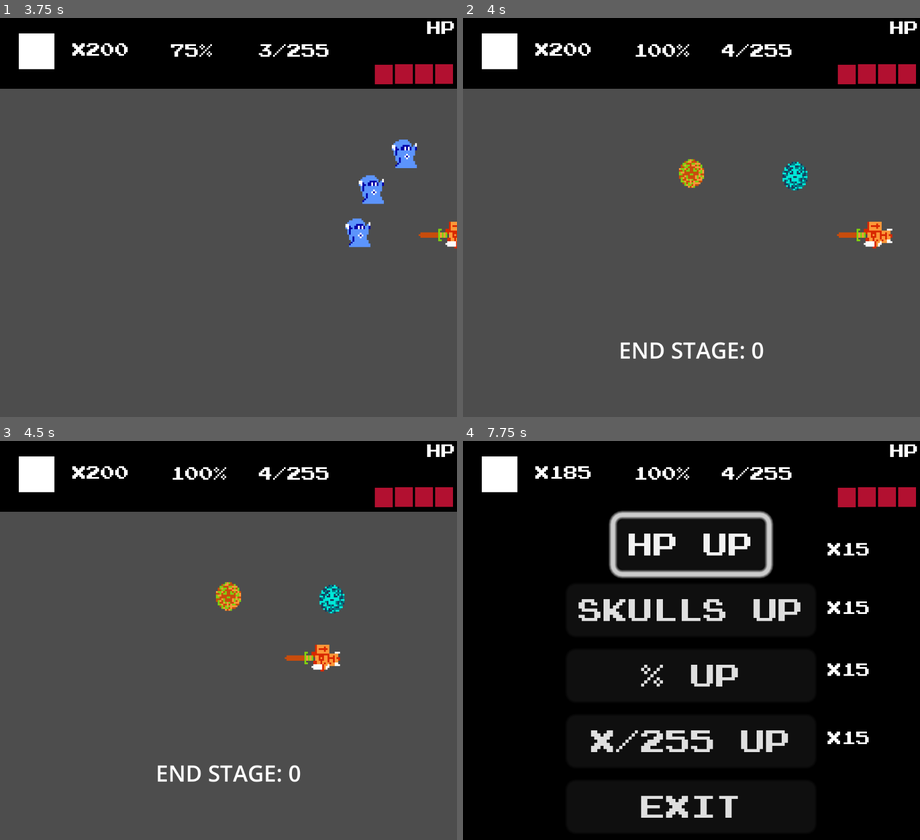
Above: before the commit, frames 1-4 (two rows, left to right).
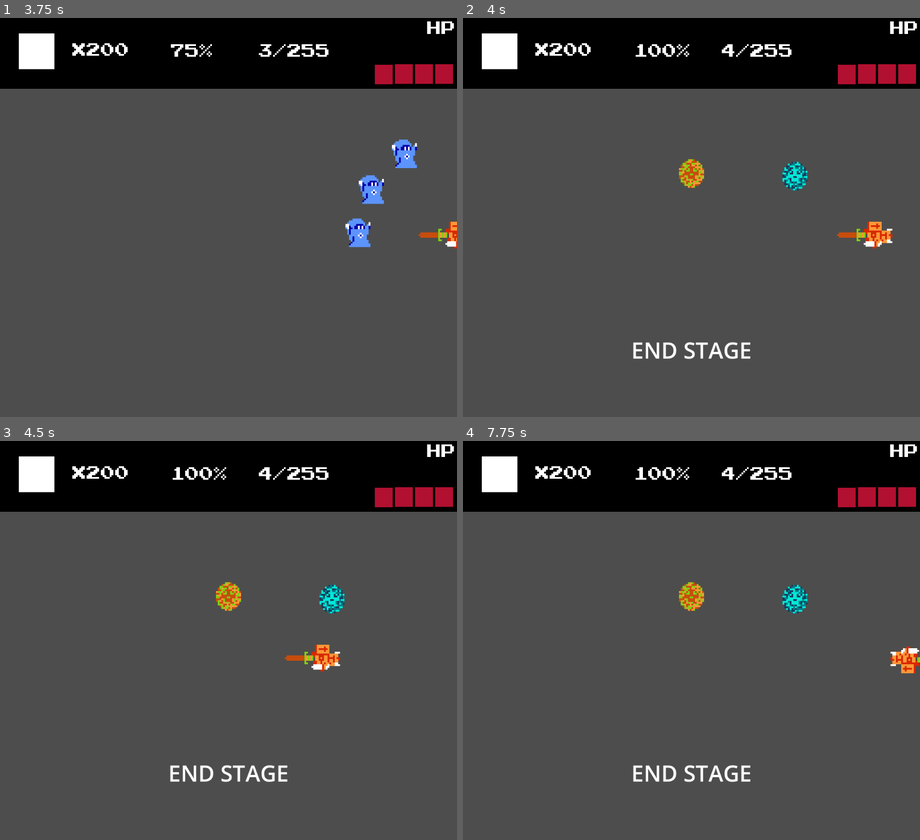
Above: after the commit, the same moments.

Repository: PyramidHead01/Pyramid_Survivor
Game: Godot game, scene res://Scenes/juego.tscn
The game is run twice, just before and just after one commit, with the same random seed, the same clock (stepped at 60 frames per second) and the same inputs.
Inputs:
- Up to frame 1 (3.75 s): tap Enter (ui_accept) at 0.5, 0.77, 1.52, 3.02 s; hold Right (ui_right) 0.53-1.28 s; hold Down (ui_down) 1.28-2.03 s; hold Right (ui_right) 2.03-2.78 s; hold Up (ui_up) 2.78-3.53 s; hold Left (ui_left) from 3.53 s (still down)
- Up to frame 2 (4 s): keep holding Left (ui_left); tap Enter (ui_accept) at 3.77 s
- Up to frame 3 (4.5 s): keep holding Left (ui_left)
- Up to frame 4 (7.75 s): tap Enter (ui_accept) at 4.52, 6.02, 6.77, 7.52 s; release Left (ui_left) at 5.03 s; hold Down (ui_down) 5.03-5.78 s; hold Right (ui_right) 5.78-6.53 s; hold Up (ui_up) 6.53-7.28 s; hold Right (ui_right) from 7.28 s (still down)

Frame 1 is identical in both runs. In frame 2, 0.7% of the frame differs, in the area x 34-66%, y 81-86%; in frame 3, 0.7%; in frame 4, 82%, in the area x 0-100%, y 6-100%.

Commit message:
Arreglado sistema entre oleadas
Ayer no podia con mi vida, ahora esta listo

Diff:
--- a/Pyramid Survivor/Scenes/entre_oleadas.tscn
+++ b/Pyramid Survivor/Scenes/entre_oleadas.tscn
@@ -51,5 +51,5 @@
 visible = false
 
 [connection signal="hoverBotonTienda" from="." to="Tienda" method="_on_entre_oleadas_hover_boton_tienda"]
-[connection signal="area_entered" from="botonSiguienteOleada" to="." method="_on_boton_siguiente_oleada_area_entered"]
-[connection signal="area_entered" from="botonTienda" to="." method="_on_boton_tienda_area_entered"]
+[connection signal="body_entered" from="botonSiguienteOleada" to="." method="_on_boton_siguiente_oleada_body_entered"]
+[connection signal="body_entered" from="botonTienda" to="." method="_on_boton_tienda_body_entered"]
--- a/Pyramid Survivor/Scenes/juego.tscn
+++ b/Pyramid Survivor/Scenes/juego.tscn
@@ -1,10 +1,9 @@
-[gd_scene load_steps=6 format=3 uid="uid://bp0encacya66p"]
+[gd_scene load_steps=5 format=3 uid="uid://bp0encacya66p"]
 
 [ext_resource type="PackedScene" uid="uid://bybax5kfs32qj" path="res://Scenes/player.tscn" id="1_5awbe"]
 [ext_resource type="Script" path="res://Scripts/variables_comunes.gd" id="1_770qy"]
 [ext_resource type="PackedScene" uid="uid://b0loh22ayo73" path="res://Scenes/interfaz_superior.tscn" id="4_7v2fb"]
 [ext_resource type="Script" path="res://Scripts/spawn_enemigo.gd" id="4_tf83g"]
-[ext_resource type="PackedScene" uid="uid://djlxg4jk0xhtp" path="res://Scenes/entre_oleadas.tscn" id="6_yst2u"]
 
 [node name="Juego" type="Node2D"]
 script = ExtResource("1_770qy")
@@ -21,8 +20,5 @@
 [node name="PorcentajeOleada" type="Timer" parent="."]
 autostart = true
 
-[node name="EntreOleadas" parent="." instance=ExtResource("6_yst2u")]
-
-[connection signal="entreOleadas" from="." to="EntreOleadas" method="_on_juego_entre_oleadas"]
 [connection signal="timeout" from="Spawner" to="Spawner" method="_on_timeout"]
 [connection signal="timeout" from="PorcentajeOleada" to="." method="_on_porcentaje_oleada_timeout"]
--- a/Pyramid Survivor/Scripts/entre_oleadas.gd
+++ b/Pyramid Survivor/Scripts/entre_oleadas.gd
@@ -2,31 +2,26 @@
 
 signal hoverBotonTienda
 
-func _ready():
-	apagarEntreOleadas()
+#func _ready():
+#	apagarEntreOleadas()
 
-func _on_juego_entre_oleadas():
-	encenderEntreOleadas();
+#func _process(delta):
+	#print($botonTienda/CollisionShape2D.disabled)
+
+#func _on_juego_entre_oleadas():
+#	encenderEntreOleadas();
 
 ##########
 func apagarEntreOleadas():
-	$botonSiguienteOleada/CollisionShape2D.disabled = true
-	$botonTienda/CollisionShape2D.disabled = true
-	$LabelOleada.hide()
-	$botonSiguienteOleada.hide()
-	$botonTienda.hide()
-func encenderEntreOleadas():
-	$botonSiguienteOleada/CollisionShape2D.disabled = false
-	$botonTienda/CollisionShape2D.disabled = false
-	$LabelOleada.show()
-	$botonSiguienteOleada.show()
-	$botonTienda.show()
+	queue_free()
 
-func _on_boton_siguiente_oleada_area_entered(area):
-	apagarEntreOleadas()
-	VariablesComunes.seguirOleada()
+func _on_boton_tienda_body_entered(body):
+	if body.get("name")=="Player":
+		VariablesComunes.vel_player = 0
+		$Tienda.show()
+		emit_signal("hoverBotonTienda")
+func _on_boton_siguiente_oleada_body_entered(body):
+	if body.get("name")=="Player":
 
-func _on_boton_tienda_area_entered(area):
-	VariablesComunes.vel_player = 0
-	$Tienda.show()
-	emit_signal("hoverBotonTienda")
+		VariablesComunes.seguirOleada()
+		apagarEntreOleadas()
--- a/Pyramid Survivor/Scripts/variables_comunes.gd
+++ b/Pyramid Survivor/Scripts/variables_comunes.gd
@@ -40,12 +40,23 @@
 #Oleadas
 var nOleadas = 0
 
+
+###########################
+########INSTANCIACIONES####
+###########################
+
+
+@onready
+var entre_oleadas = preload("res://Scenes/entre_oleadas.tscn")
+
+
 ###########################
 ########FUNCIONES##########
 ###########################
 
 func _ready():
-	get_node('/root/Juego/EntreOleadas/LabelOleada').text = ""
+	pass
+	#get_node('/root/Juego/EntreOleadas/LabelOleada').text = ""
 func _process(delta):
 	if max_enemigos < enemigos_cant:
 		finOleada(false,"OUT OF MEMORY ERROR"+str(nOleadas))
@@ -107,12 +118,15 @@
 		finOleada(true,"END STAGE: "+str(nOleadas))
 func finOleada(ganado, mensaje):
 
+
+	get_node('/root/Juego/PorcentajeOleada').stop()
 	matarEnemigosTODOS()
 
-	get_node('/root/Juego/PorcentajeOleada').stop()
+	var oleada = entre_oleadas.instantiate()
+	add_child(oleada)
 
 	var labelOleada=get_node('/root/Juego/EntreOleadas/LabelOleada')
-	labelOleada.text=mensaje
+	#labelOleada.text=mensaje
 
 	if !ganado:
 		muertePlayer = true
@@ -120,7 +134,7 @@
 		entreOleadas.emit()
 		nOleadas += 1
 
-	labelOleada.show()
+	oleada.show()
 func seguirOleada():
 	get_node('/root/Juego/InterfazSuperior/Porcentaje').text="0%"
 	get_node('/root/Juego/InterfazSuperior/Memoria').text = "0/255"
Not shown, changed: .~lock.informe_progreso.ods#
